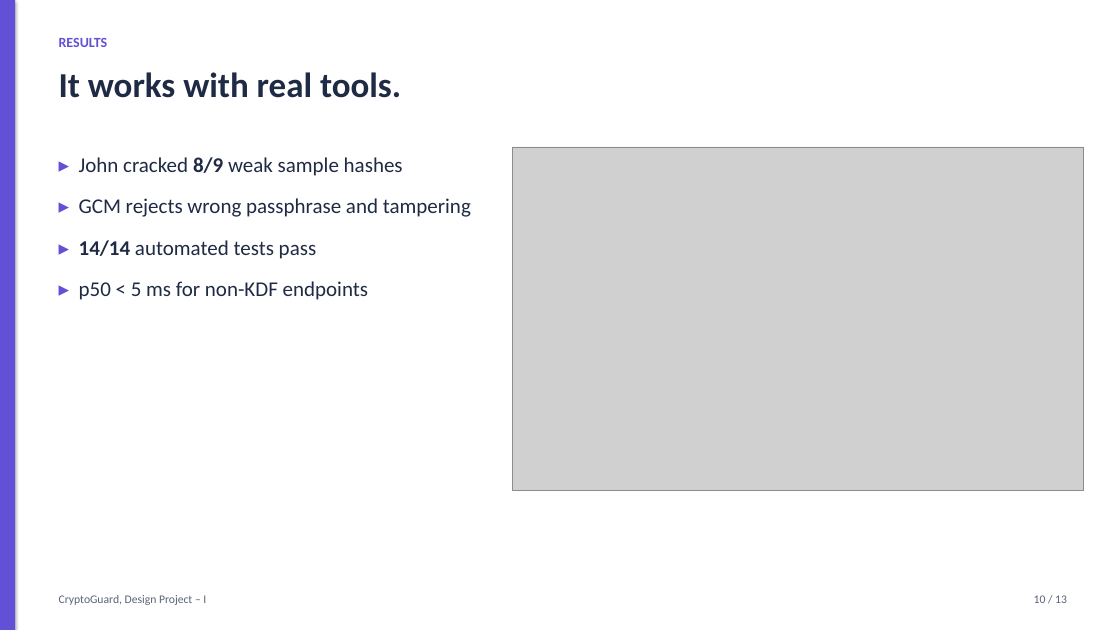
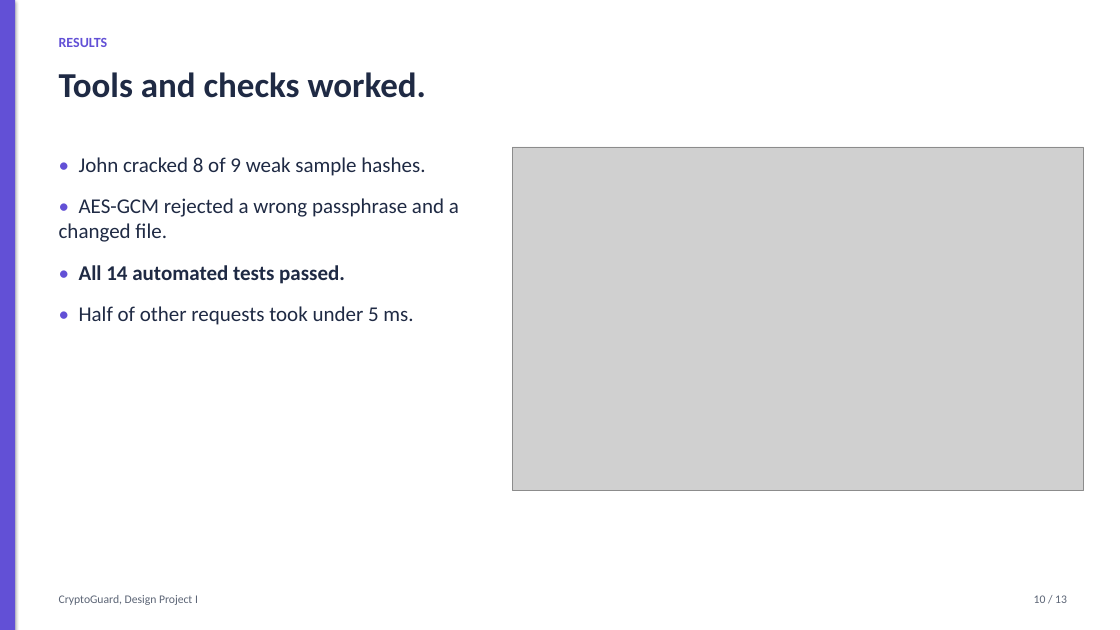
Before and after one commit to harshacreate/CryptoGuard, a slide deck: slide 10 of report/CryptoGuard_Presentation.pptx. Drawn at 1120x630 pixels with LibreOffice and Linux fonts; fonts in the diff are those of the drawing; grey boxes stand for pictures. Boxes give left, top, right and bottom in pixels: in the first picture for what was removed or moved away, otherwise in the second. Text is boxed around its words. In the diff, an @@ line names an element or a change of style, - is before the commit and + after.

```diff
--- a/report/CryptoGuard_Presentation.pptx
+++ b/report/CryptoGuard_Presentation.pptx
@@ text at [59,72,427,98]: text changed @@
-It works with real tools.
+Tools and checks worked.
@@ text at [59,157,459,325]: text changed @@
-▸ John cracked 8/9 weak sample hashes
-▸ GCM rejects wrong passphrase and tampering
-▸ 14/14 automated tests pass
-▸ p50 < 5 ms for non-KDF endpoints
+• John cracked 8 of 9 weak sample hashes.
+• AES-GCM rejected a wrong passphrase and a changed file.
+• All 14 automated tests passed.
+• Half of other requests took under 5 ms.
@@ text at [59,595,198,605]: text changed @@
-CryptoGuard, Design Project – I
+CryptoGuard, Design Project I
```
Also in this commit, not shown: 12 other slides changed, 17 other files.
